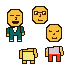
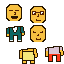
Layered file, before and after one edit (64×64). Changes by layer:
painted on "Head 3" over box(6, 4, 23, 27)
painted on "Head 2" over box(30, 24, 62, 42)
painted on "Head 1" over box(30, 6, 48, 24)
